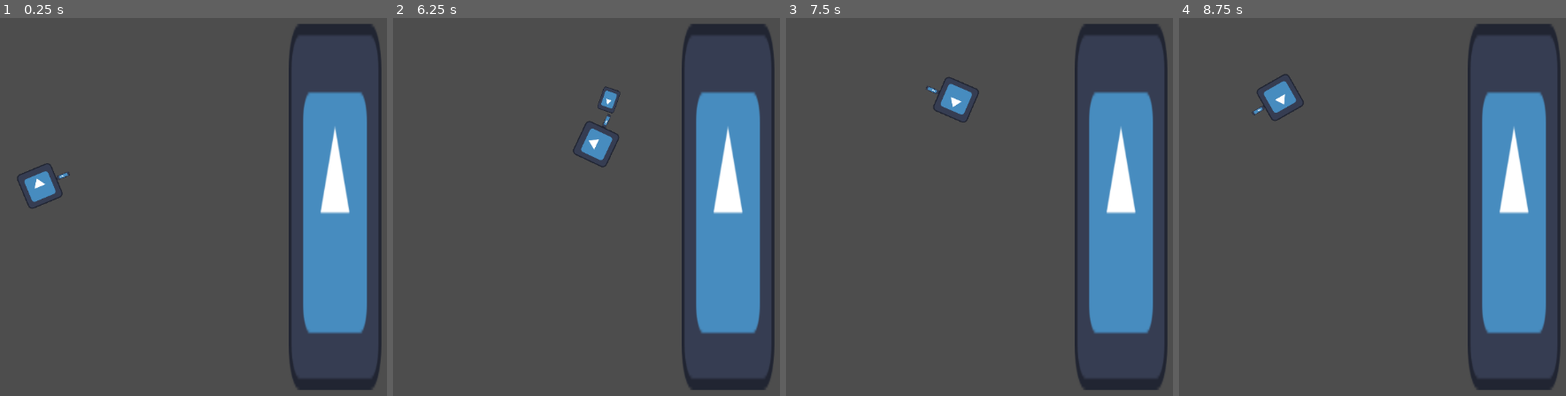
Above: before the commit, frames 1-4 (left to right).
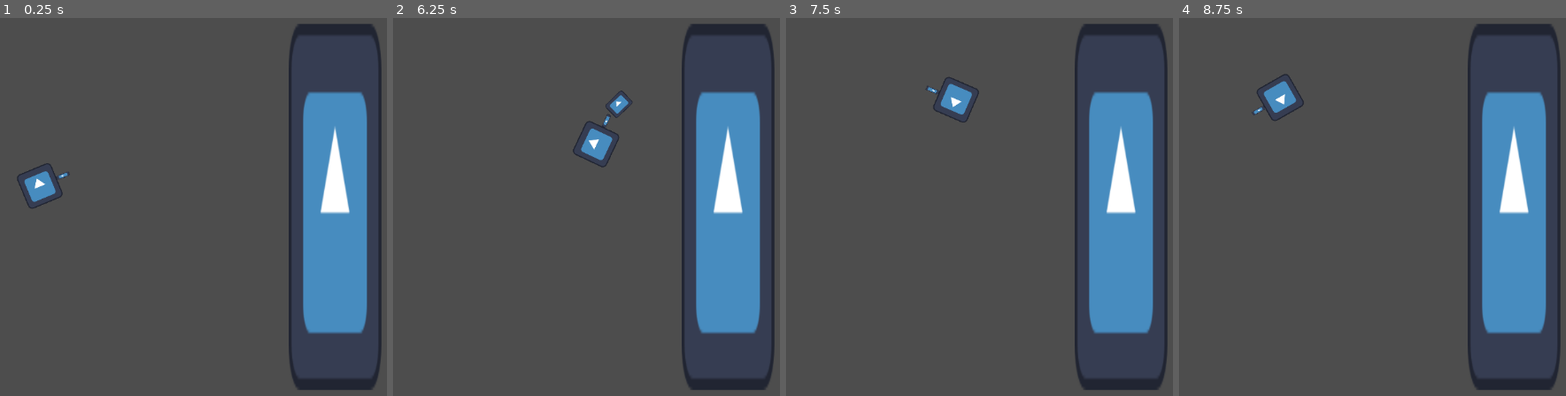
Above: after the commit, the same moments.

Repository: norrlandxyz/skott
Game: Godot game, scene res://bullet_test/bullet_test.tscn
Two runs of this game, one before a commit and one after it. Both use one fixed random seed, a clock stepped at 60 frames per second and the inputs below. The engine's default icon, where the game draws it, is replaced by a stand-in: a white triangle on a blue panel in a dark square.
Inputs:
- Up to frame 1 (0.25 s): no input
- Up to frame 2 (6.25 s): hold Right (ui_right) 0.53-1.28 s; hold Space (self_destruct) 0.53-1.28 s; hold Left (ui_left) 1.28-2.03 s; tap Space (self_destruct) every 1.5 s from 1.35 to 5.85 s; hold Space (self_destruct) 2.03-2.78 s; hold Right (ui_right) 2.03-3.53 s; hold Space (self_destruct) 3.53-4.28 s; hold Left (ui_left) 3.53-5.78 s; hold Space (self_destruct) 5.03-5.78 s; hold Right (ui_right) from 5.78 s (still down)
- Up to frame 3 (7.5 s): keep holding Right (ui_right); hold Space (self_destruct) 6.53-7.28 s; tap Space (self_destruct) at 7.35 s
- Up to frame 4 (8.75 s): release Right (ui_right) at 8.03 s; hold Left (ui_left) from 8.03 s (still down); hold Space (self_destruct) from 8.03 s (still down)

The runs differ from the first frame. In frame 1, less than 0.1% of the frame differs, in the area x 14-18%, y 40-43%; in frame 2, 0.3%, in the area x 52-62%, y 18-29%; in frame 3, less than 0.1%; in frame 4, less than 0.1%.

Commit message:
Fixed bullet rotation on spawn

Diff:
--- a/bullet_test/Joakim.gd
+++ b/bullet_test/Joakim.gd
@@ -58,5 +58,5 @@
 func spawn_bullet():
 	var bullet = loadBullet.instantiate()
 	bullet.position = gun_pos.global_position
-	bullet.rotation = self.global_rotation - 90
+	bullet.look_at(location)
 	get_window().call_deferred("add_child", bullet)
--- a/bullet_test/bullet.gd
+++ b/bullet_test/bullet.gd
@@ -34,7 +34,7 @@
 func _physics_process(delta):
 	get_input()
 	rotation += rotation_direction * rotation_speed * delta
-	velocity = transform.y * speed
+	velocity = transform.x * speed
 	speed = speed * speed_amplifier
 	rotation_speed = rotation_speed * rotation_speed_amplifier
 	move_and_slide()
--- a/bullet_test/bullet/bullet.tscn
+++ b/bullet_test/bullet/bullet.tscn
@@ -6,7 +6,7 @@
 [sub_resource type="RectangleShape2D" id="RectangleShape2D_5g6jx"]
 
 [node name="bullet" type="CharacterBody2D"]
-scale = Vector2(1.5, 2)
+scale = Vector2(2, 1.5)
 script = ExtResource("1_jf1js")
 
 [node name="CollisionShape2D" type="CollisionShape2D" parent="."]
--- a/bullet_test/bullet_test.tscn
+++ b/bullet_test/bullet_test.tscn
@@ -1,8 +1,7 @@
-[gd_scene load_steps=5 format=3 uid="uid://cip4rr4nl8qc4"]
+[gd_scene load_steps=4 format=3 uid="uid://cip4rr4nl8qc4"]
 
 [ext_resource type="Texture2D" uid="uid://43tek07dr3l7" path="res://icon.svg" id="1_d1am6"]
 [ext_resource type="Script" path="res://bullet_test/Joakim.gd" id="2_apdg8"]
-[ext_resource type="PackedScene" uid="uid://bmqtjuvs472ld" path="res://bullet_test/bullet/bullet.tscn" id="3_16ach"]
 
 [sub_resource type="RectangleShape2D" id="RectangleShape2D_058jo"]
 
@@ -34,11 +33,8 @@
 rotation = -1.5708
 
 [node name="Icon" type="Sprite2D" parent="Joakim/GunPos"]
-position = Vector2(-0.358887, -6.59326)
+position = Vector2(-0.27832, -6.61646)
 scale = Vector2(0.0183112, 0.0578139)
 texture = ExtResource("1_d1am6")
 
-[node name="bullet" parent="." instance=ExtResource("3_16ach")]
-visible = false
-
 [connection signal="timeout" from="Joakim/Timer" to="Joakim" method="_on_timer_timeout"]
